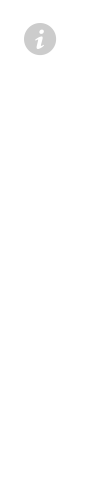
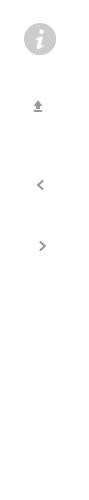
Layered file, before and after one edit (89px x 500px). Changes by layer:
added layer "形状 17 副本" above "形状 17" over [39, 241, 46, 251]
added layer "形状 17" above "矩形 17" over [37, 180, 44, 190]
added layer "矩形 17" above "形状 148" over [33, 100, 43, 112]
